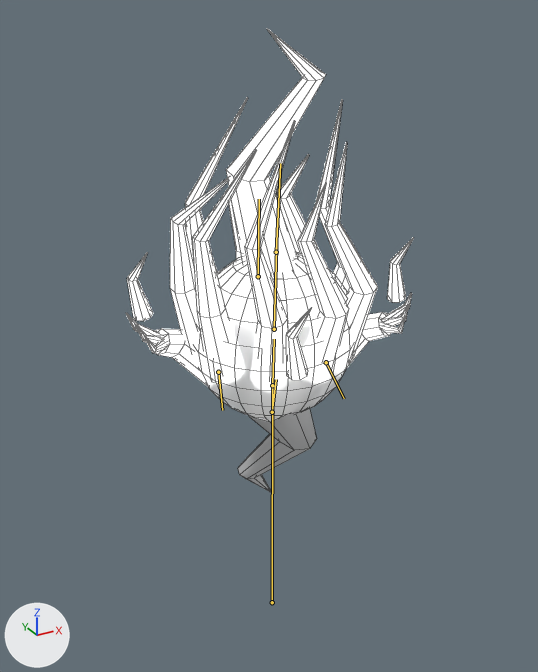
An edit to the FBX model Assets/_Game/Resources/Art/Enemies/wisp/wisp.fbx, drawn before and after from the same camera.
The view is the same before and after, from a camera (50 mm lens) standing at (-0.898, -1.61, 2.217) and looking at (0.022, 0.062, 1.381). Every picture has the same lights, and +X, +Y and +Z are marked at lower left. The picture after the commit comes second. Both versions are drawn at frame 24 of the action 'Rig|Victory'; the numbers are the values there. The bones that bend it are drawn over the model as lines. Mesh edges are drawn as thin lines.

Objects in the first picture: 'Body'.
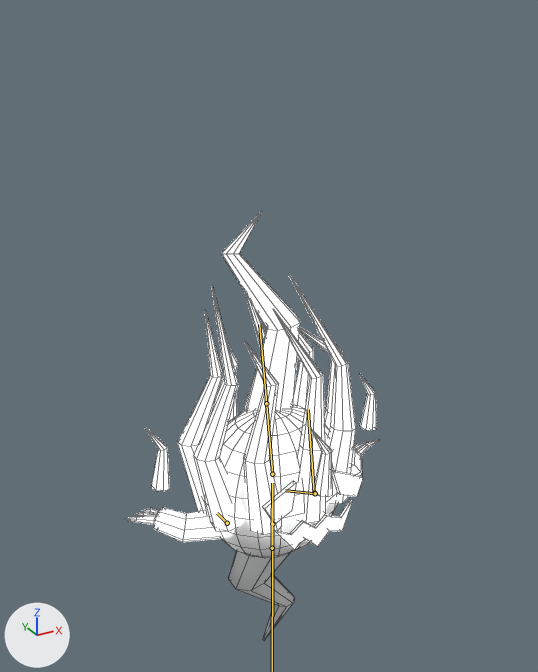
Changed parts and their boxes (x1, y1, x2, y2) in the pictures (538 x 672 px):
'Body', posed (11% narrower, 7% shorter)
    before: (126, 29, 413, 492)
    after: (125, 211, 379, 641)
bone 'body', root to tip
    before: (272, 385) to (274, 339)
    after: (272, 524) to (272, 483)
bone 'head', root to tip
    before: (274, 329) to (276, 247)
    after: (272, 474) to (266, 399)
bone 'crest', root to tip
    before: (276, 252) to (280, 163)
    after: (266, 403) to (259, 324)
bone 'tail1', root to tip
    before: (272, 412) to (276, 379)
    after: (272, 548) to (272, 508)
bone 'arm.R', root to tip
    before: (326, 362) to (344, 398)
    after: (227, 523) to (217, 513)
bone 'arm.L', root to tip
    before: (218, 372) to (222, 410)
    after: (315, 493) to (285, 490)

The change, as a list of edits to the scene's bpy script:
```text
Change bone_root:
    where bone_root = bpy.data.objects['Rig'].pose.bones['root']
    bone_root.location: (0.0, 0.478, 0.0) -> (0.0, 0.006, 0.0)
    bone_root.rotation_quaternion: (0.155, 0.0, 0.988, 0.0) -> (1.0, 0.0, 0.0, 0.0)  # degrees (0, 162, 0) -> degrees (0, 0, 0)
Change bone_body:
    where bone_body = bpy.data.objects['Rig'].pose.bones['body']  # child of 'root'
    bone_body.rotation_quaternion: (0.999, -0.052, 0.0, 0.0) -> (1.0, 0.0, 0.0, 0.0)  # degrees (-6, 0, 0) -> degrees (0, 0, 0)
Change bone_head:
    where bone_head = bpy.data.objects['Rig'].pose.bones['head']  # child of 'body'
    bone_head.rotation_quaternion: (1.0, 0.0, 0.0, 0.0) -> (0.996, -0.087, -0.01, -0.001)  # degrees (0, 0, 0) -> degrees (-10, -1, 0)
Change bone_crest:
    where bone_crest = bpy.data.objects['Rig'].pose.bones['crest']  # child of 'head'
    bone_crest.rotation_quaternion: (0.999, -0.05, 0.0, 0.0) -> (1.0, 0.0, 0.0, 0.0)  # degrees (-6, 0, 0) -> degrees (0, 0, 0)
Change bone_tail1:
    where bone_tail1 = bpy.data.objects['Rig'].pose.bones['tail1']  # child of 'body'
    bone_tail1.rotation_quaternion: (0.987, -0.162, -0.016, -0.003) -> (1.0, -0.006, -0.025, 0.0)  # degrees (-19, -2, 0) -> degrees (-1, -3, 0)
Change bone_arm_r:
    where bone_arm_r = bpy.data.objects['Rig'].pose.bones['arm.R']  # child of 'body'
    bone_arm_r.rotation_quaternion: (0.63, -0.746, 0.165, -0.139) -> (0.537, -0.837, -0.056, -0.088)  # degrees (-100, 0, -25) -> degrees (-115, -12, 0)
Change bone_arm_l:
    where bone_arm_l = bpy.data.objects['Rig'].pose.bones['arm.L']  # child of 'body'
    bone_arm_l.rotation_quaternion: (0.63, -0.746, -0.165, 0.139) -> (0.537, -0.837, 0.056, 0.088)  # degrees (-100, 0, 25) -> degrees (-115, 12, 0)
```
